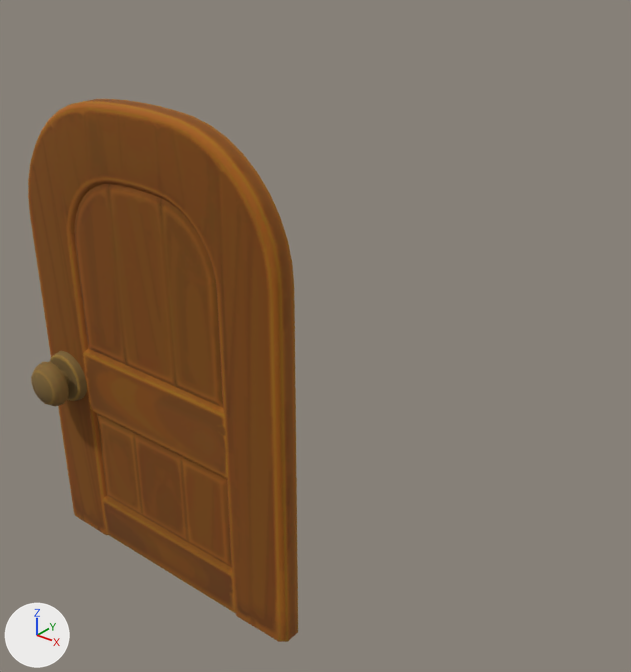
The glTF model web/public/assets/acnh/buildings/chalet-door.glb as it was, and as the next commit left it.
One viewpoint serves both versions: a camera (50 mm lens) standing at (21.3, -17.3, 23.3) and looking at (-0.5, 9.9, 6.4). Every picture has the same lights, and +X, +Y and +Z are marked at lower left. The older version comes first. Where no turn or scale is listed for an object, it has been applied to the vertices. Vertices at exactly the same position are counted once.

Objects in the first picture: 'pCube48__mDoorR'.
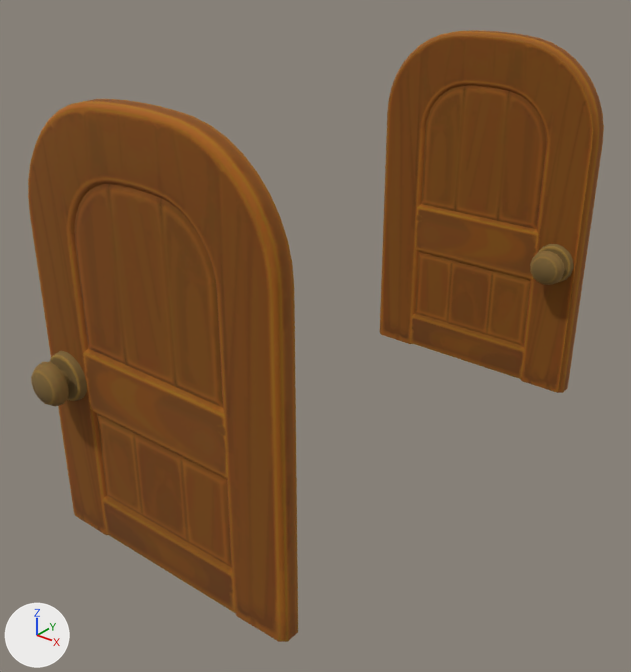
Where the change shows, as pixel boxes (x1, y1, x2, y2) in the pictures (631 x 672 px):
'pCube48__mDoorR', reshaped (113% wider, 13% taller): before (28, 99, 298, 642); after (28, 30, 604, 642)
part 1 of me_pcube48__mdoorr_mesh, added (brown): after (530, 251, 564, 285)
part 2 of me_pcube48__mdoorr_mesh, added (brown): after (538, 244, 574, 282)
part 3 of me_pcube48__mdoorr_mesh, added (brown): after (380, 30, 604, 393)

The change in detail:
me_pcube48__mdoorr_mesh is used by ob_pcube48__mdoorr; location (0.0, 0.0, 0.0).
me_pcube48__mdoorr_mesh had 793 vertices, 1386 faces and spanned x -6.0..6.0, y -1.4..2.4, z 0.0..18.0.
me_pcube48__mdoorr_mesh now has 1578 vertices, 2772 faces and spans x -6.0..6.0, y -1.4..25.3, z 0.0..18.0.
me_pcube48__mdoorr_mesh part 1: the loose piece of 66 vertices spanning x -5.6..-3.8, y -1.4..-0.6, z 6.3..8.1 is copied, and the copy is moved by (9.4, 22.9, 0.0); it spans x 3.8..5.6, y 21.5..22.3, z 6.3..8.1.
me_pcube48__mdoorr_mesh part 2: the loose piece of 49 vertices spanning x -5.7..-3.7, y -0.3..0.0, z 6.2..8.2 is copied, and the copy is moved by (9.4, 22.9, 0.0); it spans x 3.7..5.7, y 22.6..22.9, z 6.2..8.2.
me_pcube48__mdoorr_mesh part 3: a new loose piece of 507 vertices spanning x -6.0..6.0, y 22.9..23.9, z 0.0..18.0, in mat_mdoorr (picture img_image_0).
Other edits to the shape of me_pcube48__mdoorr_mesh do not show in these pictures.
